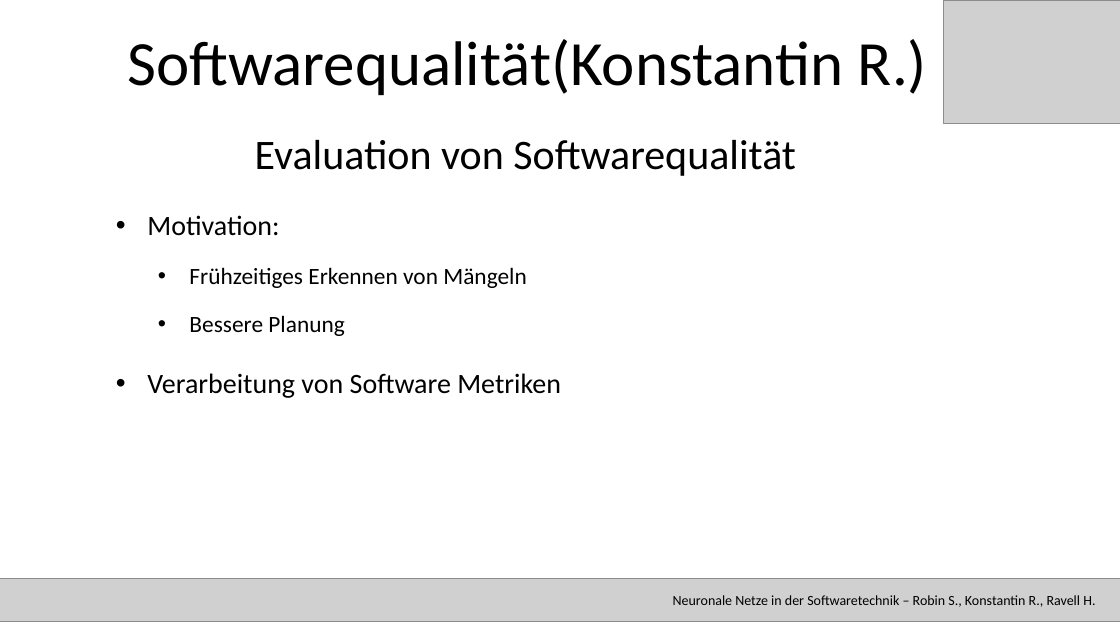
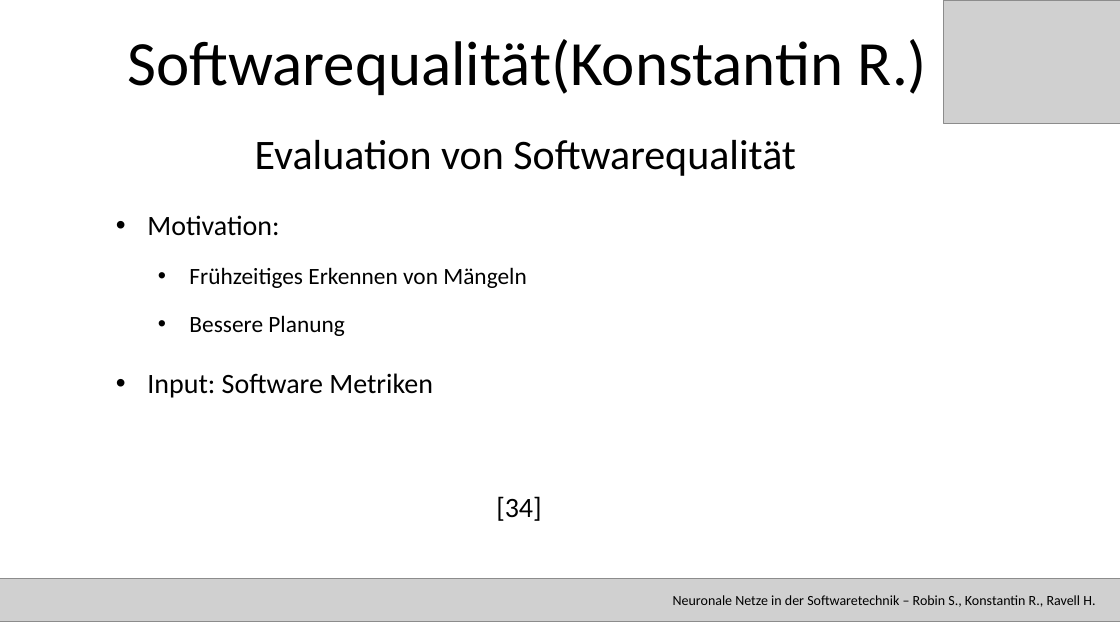
Before and after one commit to RavellHeerdegen/SATElite, a slide deck: slide 31 of SATPräsiMitBezeichnerUndRefs.pptx (slide 30 before the commit). Drawn at 1120x630 pixels with LibreOffice and Linux fonts; fonts in the diff are those of the drawing; grey boxes stand for pictures. Boxes give left, top, right and bottom in pixels: in the first picture for what was removed or moved away, otherwise in the second. Text is boxed around its words. In the diff, an @@ line names an element or a change of style, - is before the commit and + after.

```diff
--- a/SATPräsiMitBezeichnerUndRefs.pptx
+++ b/SATPräsiMitBezeichnerUndRefs.pptx
@@ text at [147, 373, 541, 521]: text changed @@
-• Verarbeitung von Software Metriken
+• Input: Software Metriken
+[34]
```
Also in this commit, not shown: 16 other slides changed, 1 slide added.
